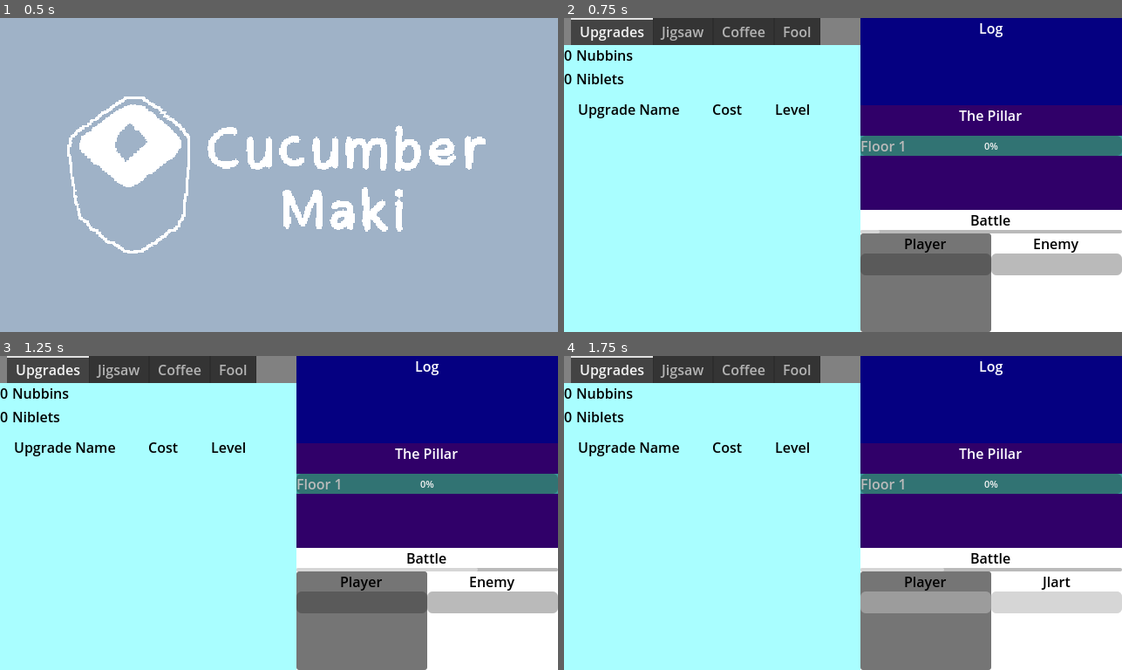
Above: before the commit, frames 1-4 (two rows, left to right).
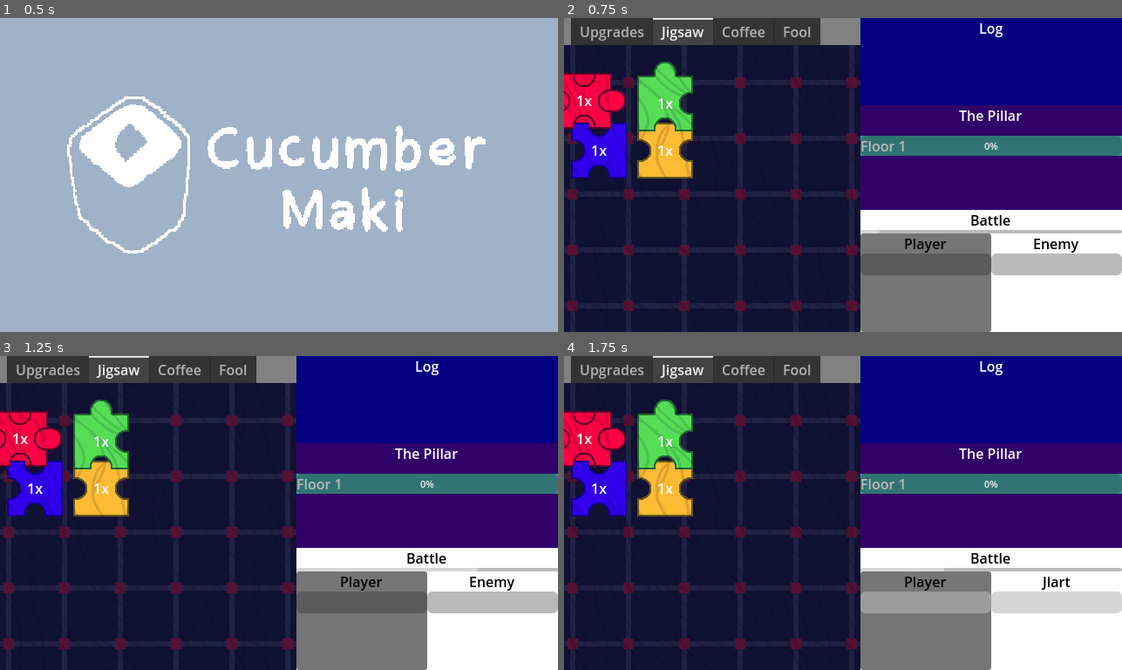
Above: after the commit, the same moments.

Repository: Cucumber-Maki/gmtk-2025
Game: Godot game, scene res://scenes/splashScreen/splashScreen.tscn
Two runs of this game, one before a commit and one after it. Both use one fixed random seed, a clock stepped at 60 frames per second and the inputs below.
Inputs (mouse positions are in pixels of both pictures, inside the frame that each line leads up to):
- Up to frame 1 (0.5 s): no input
- Up to frame 2 (0.75 s): tap Enter at 0.5 s; move the mouse to (965, 159) at 0.52 s; click (965, 159) at 0.67 s
- Up to frame 3 (1.25 s): no input
- Up to frame 4 (1.75 s): drag from (731, 528) to (815, 575) at 1.27 s

Frame 1 is identical in both runs. In frame 2, 49% of the frame differs, in the area x 0-54%, y 0-100%; in frame 3, 49%; in frame 4, 49%.

Commit message:
feat: Art stuff + jigsaw connection counter.

Diff:
--- a/assets/jigsaw/hand/hand.gd
+++ b/assets/jigsaw/hand/hand.gd
@@ -1,8 +1,12 @@
 extends Container
 class_name HandContainer;
+static var s_instance;
 
+@export var backgroundMat : ShaderMaterial;
 
 func _ready() -> void:
+	s_instance = self;
+	backgroundMat.set_shader_parameter("u_gridOffset", -grid_origin.round());
 	refreshJigsawConnections();
 
 func refreshJigsawConnections() -> void:
@@ -36,6 +40,14 @@
 		currentlyHeldPiece.z_index = 3;
 		move_child(currentlyHeldPiece, 0);
 
+func getPiecesOfColor(color : JigsawPieceBase.Colors) -> Array[JigsawPieceBase]:
+	var pieces : Array[JigsawPieceBase] = [];
+	for child in get_children():
+		if (child is not JigsawPieceBase): continue;
+		if (child.color == color):
+			pieces.append(child as JigsawPieceBase);
+	return pieces;
+
 ######################################################################################################
 
 var grid_origin := Vector2(10, 10);
@@ -54,6 +66,9 @@
 		var mousePos := get_global_mouse_position();
 		if (drag_active):
 			grid_origin = mousePos + drag_offset;
+			backgroundMat.set_shader_parameter("u_gridOffset", -grid_origin.round());
+			for mat : ShaderMaterial in JigsawPieceBase.s_materials:
+				mat.set_shader_parameter("u_gridOffset", -grid_origin.round());
 			for child in get_children():
 				if (child is not JigsawPieceBase): continue;
 				child.updatePosition();
@@ -97,7 +112,10 @@
 	piece.updatePosition();
 	piece.z_index = 0;
 
-	# TODO: Calculate effects.
+	piece.calculateMultiplier();
+	for p in grid_getAdjacentPieces(pos):
+		if (p == null): continue;
+		p.calculateMultiplier();
 
 	return true;
 
@@ -110,7 +128,10 @@
 	piece.grid_placed = false;
 	piece.z_index = max(piece.z_index, 2);
 
-	# TODO: Calculate effects.
+	piece.calculateMultiplier();
+	for p in grid_getAdjacentPieces(pos):
+		if (p == null): continue;
+		p.calculateMultiplier();
 
 func grid_showCantPlace(globalPos : Vector2i, show : bool) -> void:
 	$CantPlace.visible = show;
@@ -143,7 +164,7 @@
 		var adjacentConnectionIndex := (connectionIndex + 2) % 4;
 
 		if (piece.connectors[connectionIndex] != JigsawPieceBase.ConnectorState.male &&
-			adjacentPiece.connectors[connectionIndex] != JigsawPieceBase.ConnectorState.male):
+			adjacentPiece.connectors[adjacentConnectionIndex] != JigsawPieceBase.ConnectorState.male):
 			adjacentPieces[connectionIndex] = null;
 
 	return adjacentPieces;
--- /dev/null
+++ b/assets/jigsaw/hand/handMaterial.gdshader
@@ -0,0 +1,28 @@
+shader_type canvas_item;
+
+uniform sampler2D u_screenSpace : filter_nearest, repeat_enable;
+
+uniform vec2 u_gridOffset;
+uniform float u_pointSize = 0.1;
+uniform float u_edgeSize = 0.05;
+
+uniform vec3 pointColor : source_color;
+uniform vec3 edgeColor : source_color;
+
+void fragment() {
+	vec2 screenPos = (SCREEN_UV * (vec2(1.0) / SCREEN_PIXEL_SIZE)) + u_gridOffset;
+	vec2 worldPos = screenPos / 64.0;
+	vec4 screenColor = texture(u_screenSpace, screenPos / 256.0);
+
+	float r = mod(worldPos.x, 1.0f);
+	float g = mod(worldPos.y, 1.0f);
+	r = max(r, 1.0f - r);
+	g = max(g, 1.0f - g);
+
+	float points = step(1.0f - u_pointSize, r) * step(1.0f - u_pointSize, g);
+	float edges = step(1.0f - u_edgeSize, r) + step(1.0f - u_edgeSize, g);
+
+	vec3 color = mix(mix(COLOR.rgb, edgeColor, edges), pointColor, points);
+
+	COLOR = vec4(color * screenColor.rgb, COLOR.a);
+}
--- /dev/null
+++ b/assets/jigsaw/hand/handMaterial.tres
@@ -0,0 +1,13 @@
+[gd_resource type="ShaderMaterial" load_steps=3 format=3 uid="uid://dmggogjr4bb5k"]
+
+[ext_resource type="Shader" uid="uid://c8de3opqo6r5b" path="res://assets/jigsaw/hand/handMaterial.gdshader" id="1_ouben"]
+[ext_resource type="Texture2D" uid="uid://ljwbne1kyg5x" path="res://assets/jigsaw/jigsawPiece/screenspace.png" id="2_ga8lr"]
+
+[resource]
+shader = ExtResource("1_ouben")
+shader_parameter/u_screenSpace = ExtResource("2_ga8lr")
+shader_parameter/u_gridOffset = Vector2(0, 0)
+shader_parameter/u_pointSize = 0.1
+shader_parameter/u_edgeSize = 0.05
+shader_parameter/pointColor = Color(0.333333, 0.0666667, 0.2, 1)
+shader_parameter/edgeColor = Color(0.133333, 0.133333, 0.266667, 1)
--- /dev/null
+++ b/assets/jigsaw/jigsaw.tscn
@@ -0,0 +1,29 @@
+[gd_scene load_steps=3 format=3 uid="uid://b2mu7ypl0wnqm"]
+
+[ext_resource type="PackedScene" uid="uid://bbifpjh38o0od" path="res://assets/jigsaw/hand/hand.tscn" id="1_qyy6p"]
+[ext_resource type="PackedScene" uid="uid://43nivlwe34mu" path="res://assets/jigsaw/jigsawPiece/jigsawPieceBase.tscn" id="2_0t1he"]
+
+[node name="Jigsaw" type="ColorRect"]
+mouse_filter = 1
+color = Color(0.661453, 0.995601, 1, 1)
+metadata/_tab_index = 1
+
+[node name="Hand" parent="." instance=ExtResource("1_qyy6p")]
+layout_mode = 1
+
+[node name="JigsawPiece" parent="Hand" instance=ExtResource("2_0t1he")]
+position = Vector2(23.035, 64)
+
+[node name="JigsawPiece2" parent="Hand" instance=ExtResource("2_0t1he")]
+position = Vector2(40, 121)
+color = 1
+
+[node name="JigsawPiece3" parent="Hand" instance=ExtResource("2_0t1he")]
+position = Vector2(116, 121)
+color = 2
+
+[node name="JigsawPiece4" parent="Hand" instance=ExtResource("2_0t1he")]
+position = Vector2(116, 67)
+color = 3
+
+[editable path="Hand/JigsawPiece"]
--- a/assets/jigsaw/jigsawPiece/jigsawPieceBase.gd
+++ b/assets/jigsaw/jigsawPiece/jigsawPieceBase.gd
@@ -1,11 +1,15 @@
 class_name JigsawPieceBase
 extends Area2D
 
-enum Colours{
-	red,
-	blue,
-	yellow,
+enum Colors {
+	red, # Health
+	blue, # Attack damage
+	yellow, # Attack speed
+	green, # Resources?
+	white, # Nubbins?
 }
+
+static var s_materials : Array[ShaderMaterial];
 
 enum ConnectorState{
 	noConnector,
@@ -25,6 +29,10 @@
 var grid_position := Vector2i(0, 0);
 var grid_placed := false;
 
+@export var color : Colors = Colors.red;
+
+var activeMultiplier : int = 1;
+
 var grabOffset : Vector2;
 var currentState : PieceState;
 func _ready() -> void:
@@ -33,6 +41,28 @@
 	#assembleSprites()
 	updateSprites();
 	add_to_group("jigsawPieces")
+
+func getMaterial(color : Colors) -> ShaderMaterial:
+	var materialIndex : int = color;
+
+	if (materialIndex < s_materials.size() && \
+		s_materials[materialIndex] != null): return s_materials[materialIndex];
+
+	while (materialIndex >= s_materials.size()):
+		s_materials.append(null);
+
+	var mat : ShaderMaterial = preload("res://assets/jigsaw/jigsawPiece/jigsawPieceMaterial.tres").duplicate();
+	mat.set_shader_parameter("u_color", [
+		Color("ff0044"),
+		Color("3300ee"),
+		Color("ffbb33"),
+		Color("55dd55"),
+		Color("ffffff"),
+	][color]);
+	mat.set_shader_parameter("u_gridOffset", -(get_parent() as HandContainer).grid_origin);
+
+	s_materials[materialIndex] = mat;
+	return s_materials[materialIndex];
 
 func _process(delta: float) -> void:
 	match currentState:
@@ -104,6 +134,7 @@
 		sprite.rotate(rotation)
 		self.add_child(sprite)
 
+@onready var displayLabel : Label = $Label;
 func updateSprites():
 	var sprites : Array[AnimatedSprite2D] = [
 		$NorthSprite, $EastSprite, $SouthSprite, $WestSprite
@@ -111,3 +142,26 @@
 	for i in range(0, min(connectors.size(), len(sprites))):
 		var connectorType = connectors[i]
 		sprites[i].frame = connectorType;
+		sprites[i].material = getMaterial(color);
+
+	displayLabel.text = "%dx" % activeMultiplier;
+
+func calculateMultiplier():
+	activeMultiplier = 1;
+
+	if (!grid_placed):
+		updateSprites();
+		return; # TODO: Preview?
+
+	var hand := get_parent() as HandContainer;
+
+	var adjacent := hand.grid_getConnectedAdjacentPieces(grid_position, self);
+	for piece in adjacent:
+		if (piece == null): continue;
+		#
+		if (piece.color == color):
+			activeMultiplier += 2;
+		else:
+			activeMultiplier += 1;
+
+	updateSprites();
--- a/assets/jigsaw/jigsawPiece/jigsawPieceBase.tscn
+++ b/assets/jigsaw/jigsawPiece/jigsawPieceBase.tscn
@@ -1,7 +1,8 @@
-[gd_scene load_steps=4 format=3 uid="uid://43nivlwe34mu"]
+[gd_scene load_steps=5 format=3 uid="uid://43nivlwe34mu"]
 
 [ext_resource type="Script" uid="uid://clc65bxd6ouav" path="res://assets/jigsaw/jigsawPiece/jigsawPieceBase.gd" id="1_4vjdq"]
 [ext_resource type="SpriteFrames" uid="uid://dvd85j03eurp4" path="res://assets/jigsaw/jigsawPiece/jigsawPieceBase.tres" id="2_86n2d"]
+[ext_resource type="Material" uid="uid://xr778h873br7" path="res://assets/jigsaw/jigsawPiece/jigsawPieceMaterial.tres" id="2_u5nyj"]
 
 [sub_resource type="RectangleShape2D" id="RectangleShape2D_7h61r"]
 size = Vector2(64, 64)
@@ -14,25 +15,48 @@
 
 [node name="NorthSprite" type="AnimatedSprite2D" parent="."]
 texture_filter = 1
+material = ExtResource("2_u5nyj")
 position = Vector2(0, -32)
 sprite_frames = ExtResource("2_86n2d")
 
 [node name="EastSprite" type="AnimatedSprite2D" parent="."]
 texture_filter = 1
+material = ExtResource("2_u5nyj")
 position = Vector2(32, 0)
 rotation = 1.5708
 sprite_frames = ExtResource("2_86n2d")
 
 [node name="SouthSprite" type="AnimatedSprite2D" parent="."]
 texture_filter = 1
+material = ExtResource("2_u5nyj")
 position = Vector2(0, 32)
 rotation = 3.14159
 sprite_frames = ExtResource("2_86n2d")
 
 [node name="WestSprite" type="AnimatedSprite2D" parent="."]
 texture_filter = 1
+material = ExtResource("2_u5nyj")
 position = Vector2(-32, 0)
 rotation = 4.71239
 sprite_frames = ExtResource("2_86n2d")
 
+[node name="Label" type="Label" parent="."]
+anchors_preset = 8
+anchor_left = 0.5
+anchor_top = 0.5
+anchor_right = 0.5
+anchor_bottom = 0.5
+offset_left = -32.0
+offset_top = -32.0
+offset_right = 32.0
+offset_bottom = 32.0
+grow_horizontal = 2
+grow_vertical = 2
+tooltip_text = "this is a test
+"
+mouse_filter = 1
+text = "1x"
+horizontal_alignment = 1
+vertical_alignment = 1
+
 [connection signal="input_event" from="." to="." method="_on_input_event"]
--- /dev/null
+++ b/assets/jigsaw/jigsawPiece/jigsawPieceMaterial.gdshader
@@ -0,0 +1,16 @@
+shader_type canvas_item;
+
+uniform vec2 u_gridOffset;
+uniform sampler2D u_screenSpace : filter_nearest, repeat_enable;
+
+uniform vec3 u_color : source_color = vec3(1.0, 1.0, 1.0);
+
+void fragment() {
+	vec2 screenPos = (SCREEN_UV * (vec2(1.0) / SCREEN_PIXEL_SIZE)) + u_gridOffset;
+	vec2 worldPos = screenPos / 256.0;
+	vec4 screenColor = texture(u_screenSpace, worldPos);
+
+	vec4 baseColor = texture(TEXTURE, UV);
+	vec3 col = baseColor.rgb * u_color * screenColor.rgb;
+	COLOR = vec4(col, baseColor.a);
+}
--- /dev/null
+++ b/assets/jigsaw/jigsawPiece/jigsawPieceMaterial.tres
@@ -0,0 +1,10 @@
+[gd_resource type="ShaderMaterial" load_steps=3 format=3 uid="uid://xr778h873br7"]
+
+[ext_resource type="Shader" uid="uid://dy5snvvtyrsdr" path="res://assets/jigsaw/jigsawPiece/jigsawPieceMaterial.gdshader" id="1_3ttlf"]
+[ext_resource type="Texture2D" uid="uid://ljwbne1kyg5x" path="res://assets/jigsaw/jigsawPiece/screenspace.png" id="2_v4lnw"]
+
+[resource]
+shader = ExtResource("1_3ttlf")
+shader_parameter/u_gridOffset = Vector2(0, 0)
+shader_parameter/u_screenSpace = ExtResource("2_v4lnw")
+shader_parameter/u_color = Color(1, 1, 1, 1)
--- a/scenes/game/game.tscn
+++ b/scenes/game/game.tscn
@@ -1,8 +1,9 @@
-[gd_scene load_steps=8 format=3 uid="uid://cea0kc0y5xkmo"]
+[gd_scene load_steps=9 format=3 uid="uid://cea0kc0y5xkmo"]
 
 [ext_resource type="PackedScene" uid="uid://xy3aopgi2d6r" path="res://assets/menus/upgradePage/upgradeButtons.tscn" id="1_0sr1o"]
 [ext_resource type="PackedScene" uid="uid://bbifpjh38o0od" path="res://assets/jigsaw/hand/hand.tscn" id="1_7h61r"]
 [ext_resource type="PackedScene" uid="uid://43nivlwe34mu" path="res://assets/jigsaw/jigsawPiece/jigsawPieceBase.tscn" id="2_0sr1o"]
+[ext_resource type="Material" uid="uid://dmggogjr4bb5k" path="res://assets/jigsaw/hand/handMaterial.tres" id="2_bdhmt"]
 [ext_resource type="PackedScene" uid="uid://bxc6gcyp5h2hr" path="res://assets/gameLoop/log/log.tscn" id="3_0sr1o"]
 [ext_resource type="PackedScene" uid="uid://81ra0g3pbd5y" path="res://assets/gameLoop/pillar/pillar.tscn" id="4_kelw5"]
 [ext_resource type="PackedScene" uid="uid://df8vlpa7sp0y4" path="res://assets/gameLoop/battle/battle.tscn" id="6_5i0tg"]
@@ -37,9 +38,10 @@
 [node name="UpgradePanel" type="TabContainer" parent="CanvasLayer/HSplitContainer"]
 custom_minimum_size = Vector2(340, 0)
 layout_mode = 2
-current_tab = 0
+current_tab = 1
 
 [node name="Upgrades" type="ColorRect" parent="CanvasLayer/HSplitContainer/UpgradePanel"]
+visible = false
 layout_mode = 2
 mouse_filter = 1
 color = Color(0.661453, 0.995601, 1, 1)
@@ -84,28 +86,33 @@
 layout_mode = 2
 
 [node name="Jigsaw" type="ColorRect" parent="CanvasLayer/HSplitContainer/UpgradePanel"]
-visible = false
+material = ExtResource("2_bdhmt")
 layout_mode = 2
 mouse_filter = 1
-color = Color(0.661453, 0.995601, 1, 1)
+color = Color(0.0666667, 0.0666667, 0.2, 1)
 metadata/_tab_index = 1
 
 [node name="Hand" parent="CanvasLayer/HSplitContainer/UpgradePanel/Jigsaw" instance=ExtResource("1_7h61r")]
 layout_mode = 1
+backgroundMat = ExtResource("2_bdhmt")
 
 [node name="JigsawPiece" parent="CanvasLayer/HSplitContainer/UpgradePanel/Jigsaw/Hand" instance=ExtResource("2_0sr1o")]
 position = Vector2(23.035, 64)
 
 [node name="JigsawPiece2" parent="CanvasLayer/HSplitContainer/UpgradePanel/Jigsaw/Hand" instance=ExtResource("2_0sr1o")]
 position = Vector2(40, 121)
+color = 1
 
-[node name="ScrollContainer" type="ScrollContainer" parent="CanvasLayer/HSplitContainer/UpgradePanel/Jigsaw"]
-layout_mode = 1
-anchors_preset = 15
-anchor_right = 1.0
-anchor_bottom = 1.0
-grow_horizontal = 2
-grow_vertical = 2
+[node name="JigsawPiece3" parent="CanvasLayer/HSplitContainer/UpgradePanel/Jigsaw/Hand" instance=ExtResource("2_0sr1o")]
+position = Vector2(116, 121)
+color = 2
+
+[node name="JigsawPiece4" parent="CanvasLayer/HSplitContainer/UpgradePanel/Jigsaw/Hand" instance=ExtResource("2_0sr1o")]
+position = Vector2(116, 67)
+color = 3
+
+[node name="JigsawPiece5" parent="CanvasLayer/HSplitContainer/UpgradePanel/Jigsaw/Hand" instance=ExtResource("2_0sr1o")]
+position = Vector2(23.035, 64)
 
 [node name="Coffee" type="ColorRect" parent="CanvasLayer/HSplitContainer/UpgradePanel"]
 visible = false
Not shown, added: assets/jigsaw/hand/handMaterial.gdshader.uid
Not shown, added: assets/jigsaw/jigsawPiece/jigsawPieceMaterial.gdshader.uid
Binary file changed: assets/jigsaw/jigsawPiece/jigsawSpriteSheet.png
Binary file added: assets/jigsaw/jigsawPiece/screenspace.png
Not shown, added: assets/jigsaw/jigsawPiece/screenspace.png.import
